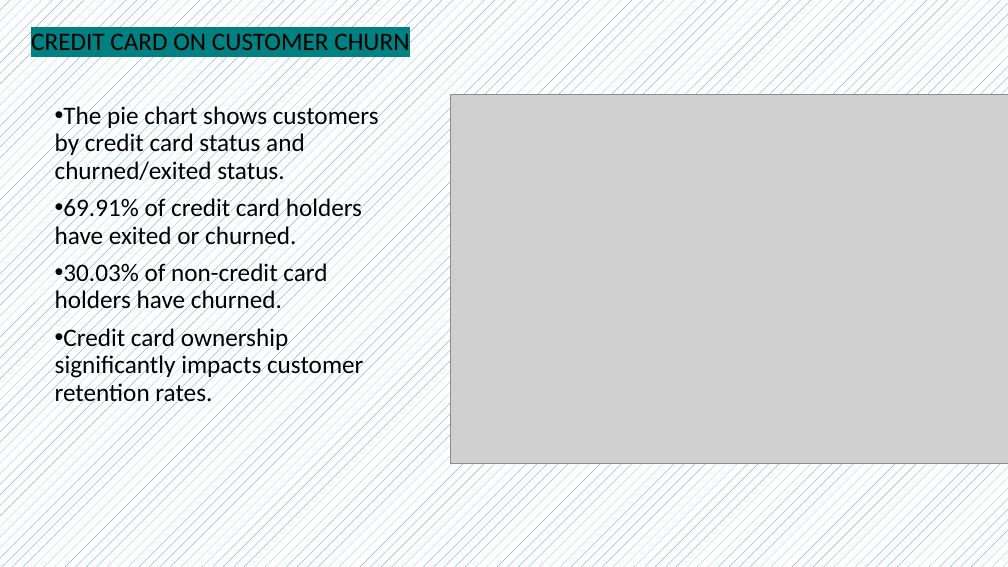
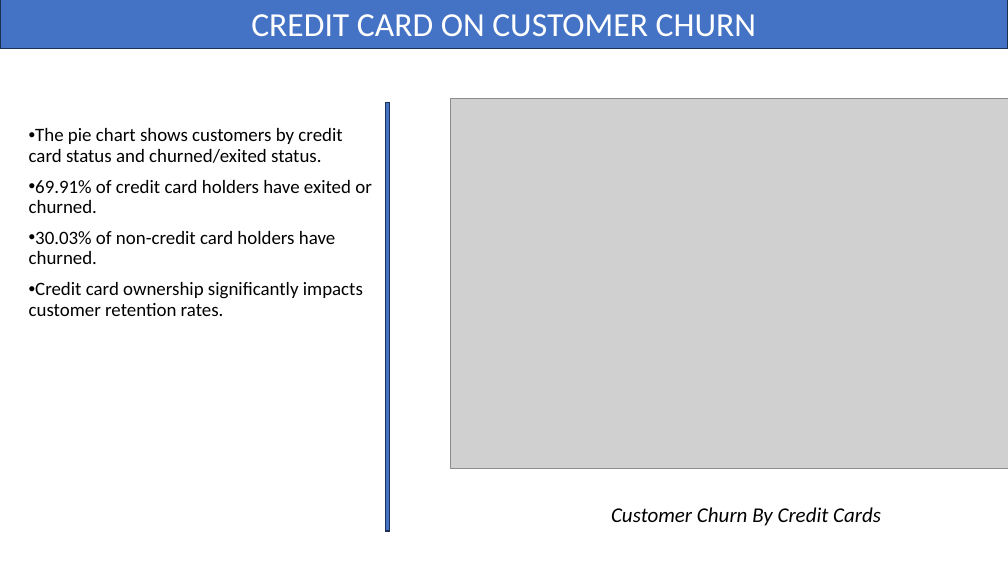
Before and after one commit to Lokesh272000/SQL-Project, a slide deck: slide 8 of Capstone Presentation.pptx. Drawn at 1008x567 pixels with LibreOffice and Linux fonts; fonts in the diff are those of the drawing; grey boxes stand for pictures. Boxes give left, top, right and bottom in pixels: in the first picture for what was removed or moved away, otherwise in the second. Text is boxed around its words. In the diff, an @@ line names an element or a change of style, - is before the commit and + after.

```diff
--- a/Capstone Presentation.pptx
+++ b/Capstone Presentation.pptx
@@ background pattern #4472C4 on #FFFFFF to #FFFFFF @@
@@ rectangle "CREDIT CARD ON CUSTOMER CHURN": place and size @@
-rectangle "CREDIT CARD ON CUSTOMER CHURN" at (31,33,409,50)
+rectangle "CREDIT CARD ON CUSTOMER CHURN" at (0,0,1008,49)
@@ rectangle "CREDIT CARD ON CUSTOMER CHURN" at (0,0,1008,49): size 24 to 32 pt, text colour #000000 to #FFFFFF, highlight #008080 to none; line spacing 0.9 to 1; vertical alignment bottom to middle; fill none to #4472C4; outline none to #1E3256 1 pt @@
@@ rectangle added at (386,102,389,531), fill #4472C4, outline #1E3256 1 pt @@
@@ picture: place and size @@
-picture at (451,95,1008,464)
+picture at (451,99,1008,469)
@@ text "The pie chart shows customers ...": place and size @@
-text "The pie chart shows customers ..." at (55,104,379,407)
+text "The pie chart shows customers ..." at (29,128,372,316)
@@ text "The pie chart shows customers ..." at (29,128,372,316): size 24 to 18 pt @@
@@ text added at (611,507,881,526), 20 pt, text #000000, italic @@
+Customer Churn By Credit Cards
```
Also in this commit, not shown: 19 other slides changed, 1 slide added, 1 slide removed.
